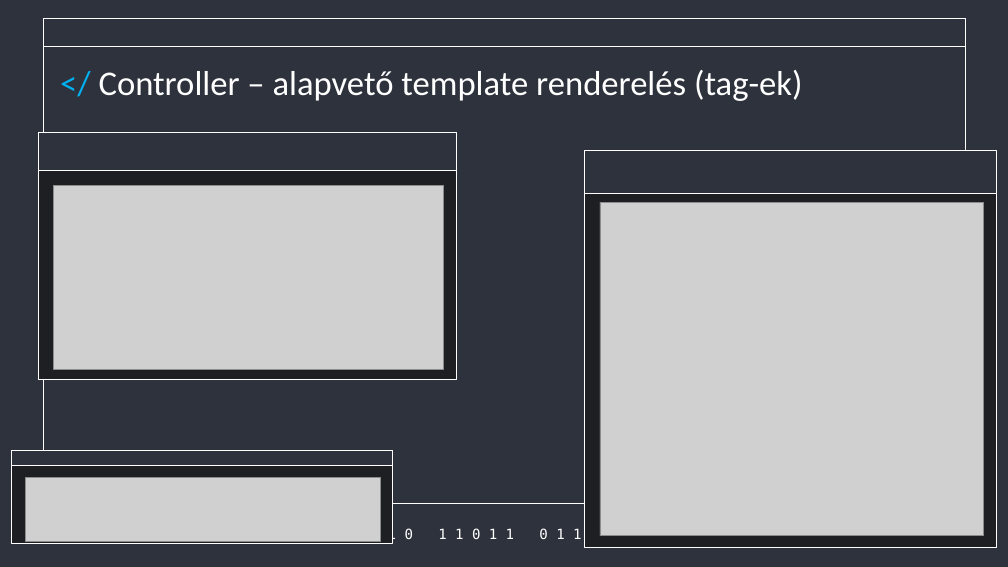
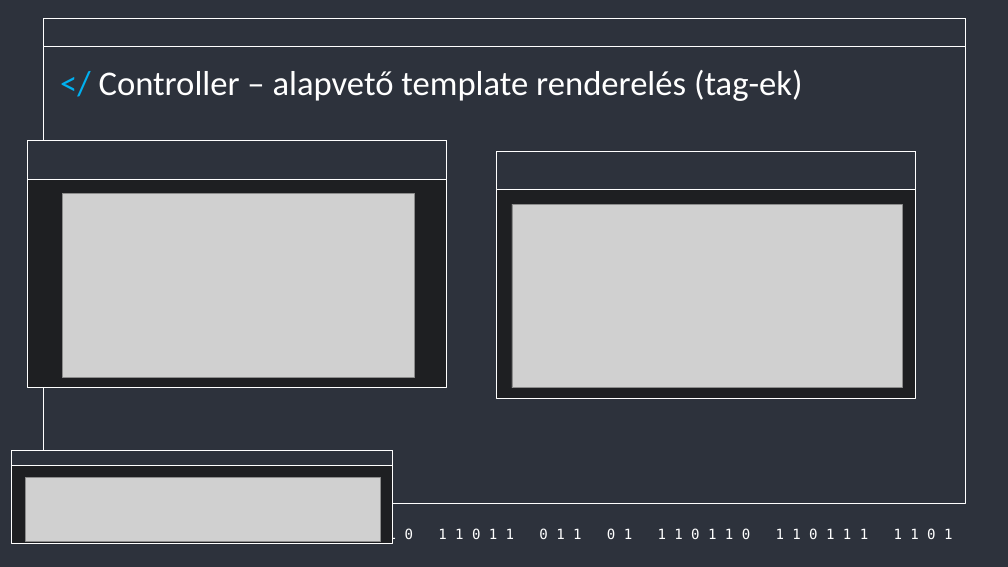
Before and after one commit to Acsilaa/dusza2024-25, a slide deck: slide 5 of Hell yeah ppt.pptx. Drawn at 1008x567 pixels with LibreOffice and Linux fonts; fonts in the diff are those of the drawing; grey boxes stand for pictures. Boxes give left, top, right and bottom in pixels: in the first picture for what was removed or moved away, otherwise in the second. Text is boxed around its words. In the diff, an @@ line names an element or a change of style, - is before the commit and + after.

```diff
--- a/Hell yeah ppt.pptx
+++ b/Hell yeah ppt.pptx
@@ rectangle: place and size @@
-rectangle at [585, 150, 997, 194]
+rectangle at [28, 141, 447, 179]
@@ rectangle: place and size @@
-rectangle at [585, 159, 997, 547]
+rectangle at [28, 141, 447, 388]
@@ 2 rectangles, 1 picture: place and size @@
-2 rectangles, 1 picture at [38, 132, 457, 380]
+2 rectangles, 1 picture at [497, 151, 916, 399]
@@ picture added at [62, 194, 414, 377] @@
@@ picture removed at [600, 202, 984, 535] @@
```
Also in this commit, not shown: 7 other slides changed, 1 slide added, 2 slides removed.
